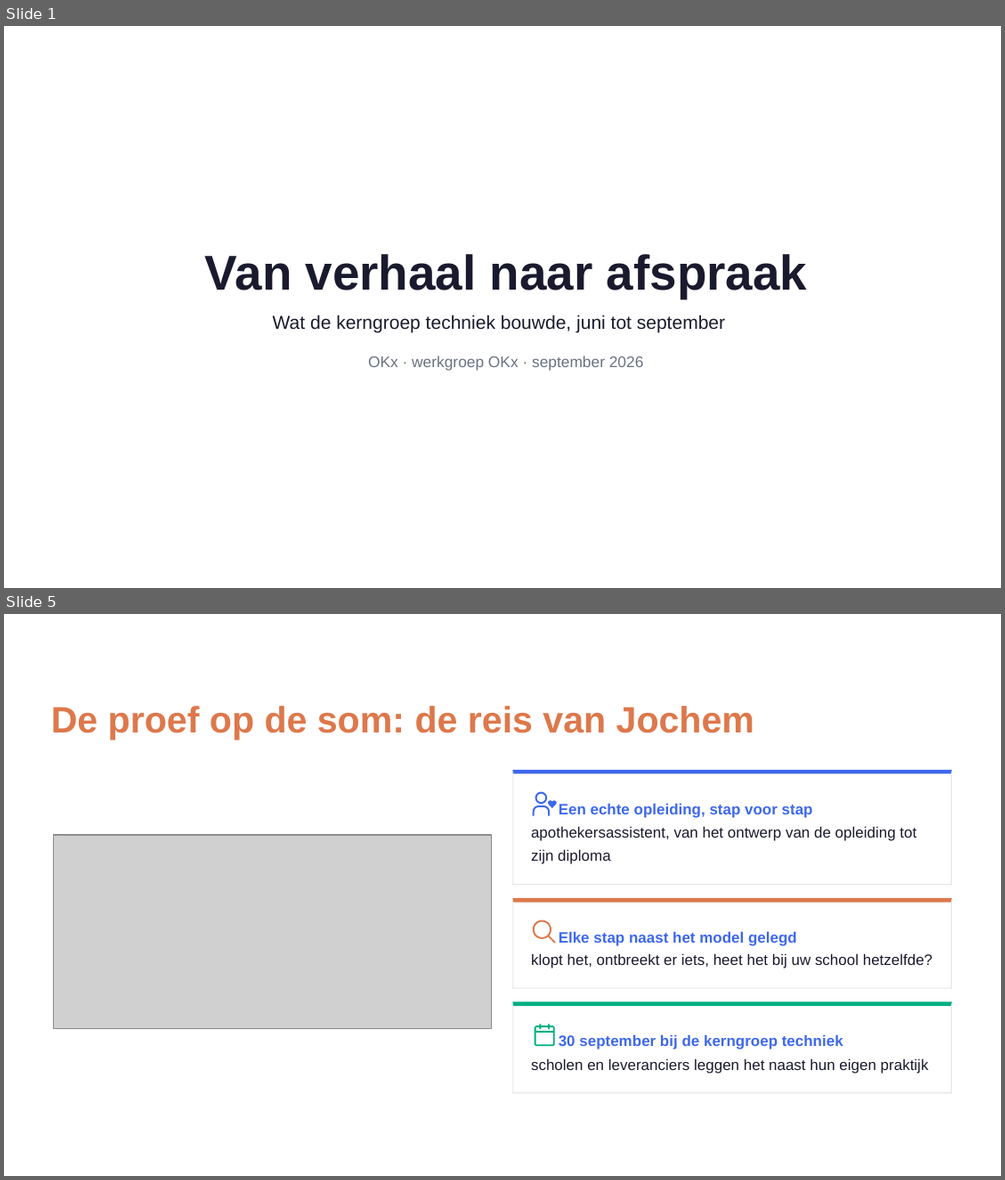
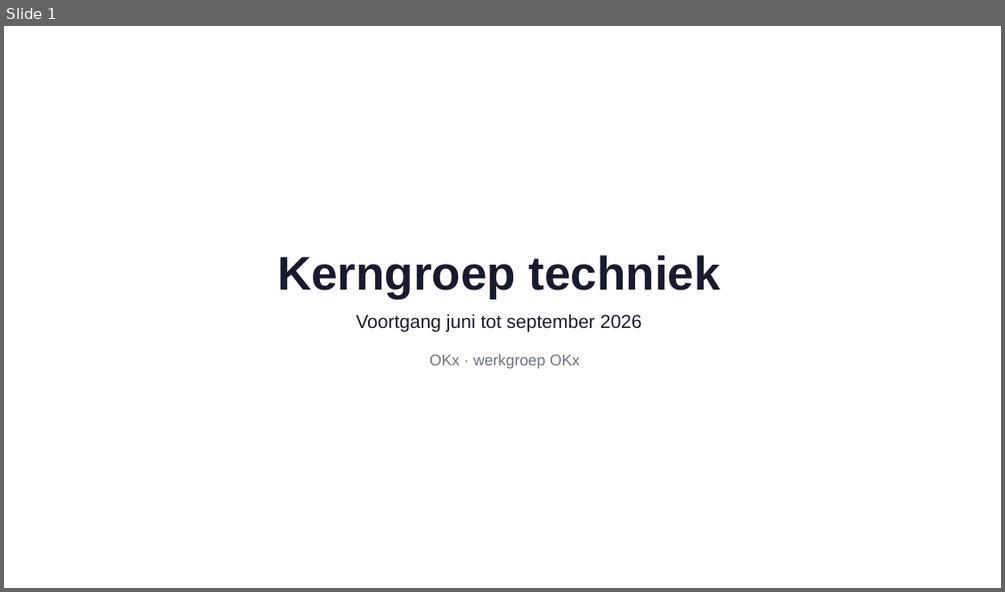
Before and after one commit to Npuls-OKx/meta, a slide deck: presentaties/export/260929_werkgroep_okx_voortgang/260929_werkgroep_okx_voortgang.pptx. Shown one above the other, each under a label of ours: slides 1 and 5 before the commit, slide 1 after it; the slides between them are not shown. The pictures are 1005x1180 and 1005x592 pixels, drawn with LibreOffice and Linux fonts; fonts in the diff are those of the drawing; grey boxes stand for pictures; background and template pictures are left out. Boxes give left, top, right and bottom in pixels: in the first picture for what was removed or moved away, otherwise in the second. Text is boxed around its words. In the diff, an @@ line names an element or a change of style, - is before the commit and + after.

```diff
--- a/presentaties/export/260929_werkgroep_okx_voortgang/260929_werkgroep_okx_voortgang.pptx
+++ b/presentaties/export/260929_werkgroep_okx_voortgang/260929_werkgroep_okx_voortgang.pptx
@@ slide 5 removed at bbox=[4, 614, 1001, 1176], background picture (left out) @@
@@ freeform shape removed at bbox=[4, 614, 1001, 1176] @@
@@ freeform shape removed at bbox=[4, 614, 1001, 1176] @@
@@ text removed at bbox=[51, 706, 754, 739] @@
-De proef op de som: de reis van Jochem
@@ freeform shape removed at bbox=[513, 769, 952, 885] @@
@@ freeform shape removed at bbox=[513, 769, 952, 773] @@
@@ freeform shape removed at bbox=[513, 769, 514, 885] @@
@@ freeform shape removed at bbox=[951, 769, 952, 885] @@
@@ freeform shape removed at bbox=[532, 792, 557, 816] @@
@@ text removed at bbox=[531, 826, 916, 841] @@
-apothekersassistent, van het ontwerp van de opleiding tot
@@ text removed at bbox=[558, 803, 813, 818] @@
-Een echte opleiding, stap voor stap
@@ freeform shape removed at bbox=[54, 835, 492, 1029] @@
@@ picture removed at bbox=[54, 835, 491, 1028] @@
@@ text removed at bbox=[531, 849, 610, 864] @@
-zijn diploma
@@ freeform shape removed at bbox=[513, 884, 952, 885] @@
@@ freeform shape removed at bbox=[513, 898, 952, 989] @@
@@ freeform shape removed at bbox=[513, 898, 952, 902] @@
@@ freeform shape removed at bbox=[513, 898, 514, 989] @@
@@ freeform shape removed at bbox=[951, 898, 952, 989] @@
@@ freeform shape removed at bbox=[532, 919, 556, 943] @@
@@ text removed at bbox=[558, 931, 797, 946] @@
-Elke stap naast het model gelegd
@@ text removed at bbox=[531, 953, 932, 968] @@
-klopt het, ontbreekt er iets, heet het bij uw school hetzelfde?
@@ freeform shape removed at bbox=[513, 987, 952, 988] @@
@@ freeform shape removed at bbox=[513, 1001, 952, 1094] @@
@@ freeform shape removed at bbox=[513, 1001, 952, 1006] @@
@@ freeform shape removed at bbox=[513, 1001, 514, 1094] @@
@@ freeform shape removed at bbox=[951, 1001, 952, 1094] @@
@@ freeform shape removed at bbox=[534, 1023, 555, 1046] @@
@@ text removed at bbox=[558, 1034, 843, 1049] @@
-30 september bij de kerngroep techniek
@@ text removed at bbox=[531, 1058, 929, 1073] @@
-scholen en leveranciers leggen het naast hun eigen praktijk
@@ freeform shape removed at bbox=[513, 1093, 952, 1094] @@
@@ slide 1 changed as well @@
@@ text at bbox=[277, 255, 720, 298]: text changed; size 36 to 34.8 pt @@
-Van verhaal naar afspraak
+Kerngroep techniek
@@ text at bbox=[356, 313, 642, 332]: text changed @@
-Wat de kerngroep techniek bouwde, juni tot september
+Voortgang juni tot september 2026
@@ text at bbox=[429, 354, 580, 369]: text changed @@
-OKx · werkgroep OKx · september 2026
+OKx · werkgroep OKx
```
Also in this commit, not shown: 2 other slides changed, 3 slides added, 2 other slides removed, 2 other files.
